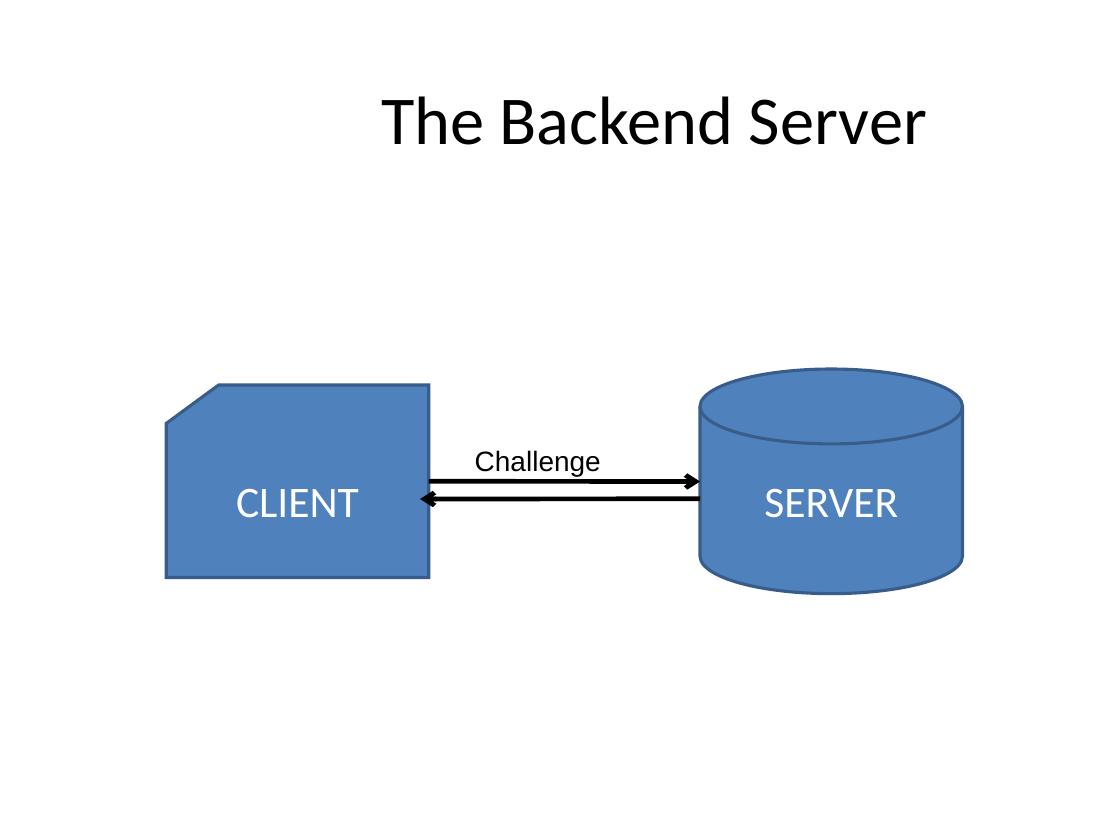
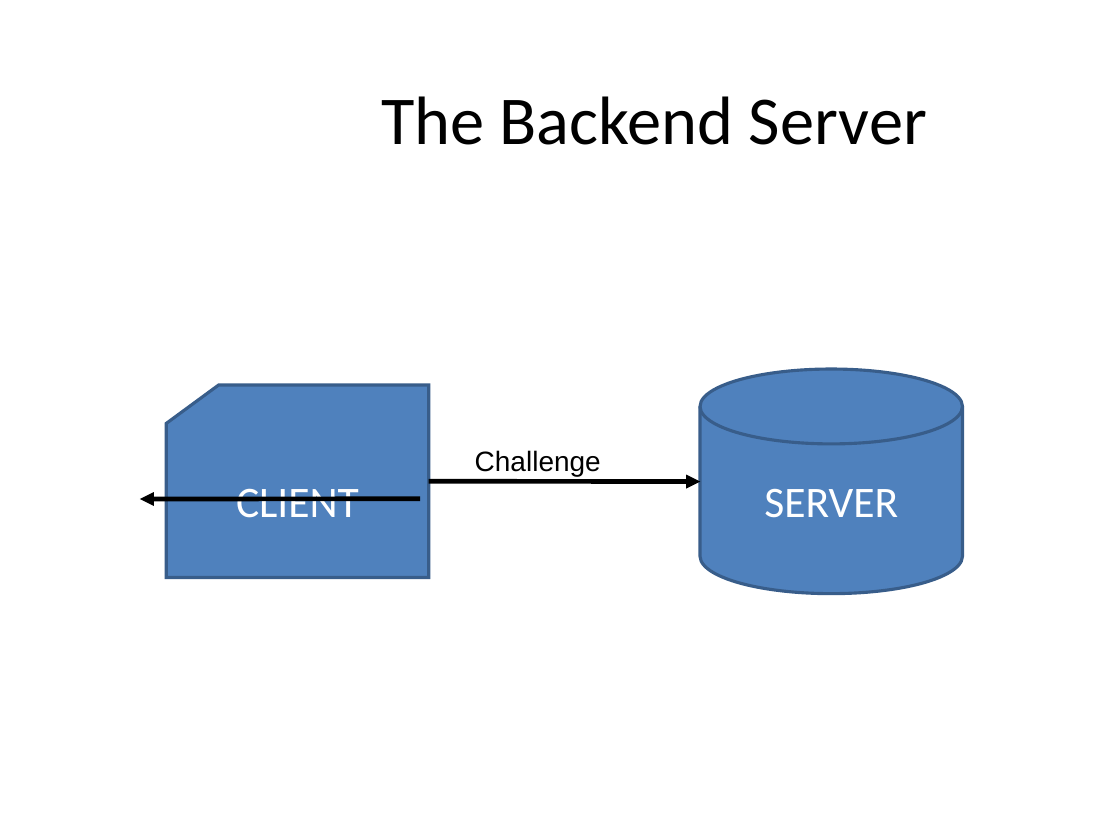
Before and after one commit to master20151121/mmoments, a slide deck: slide 11 of Mobile Musical Moments.ppt. Drawn at 1120x840 pixels with LibreOffice and Linux fonts; fonts in the diff are those of the drawing; background and template pictures are left out. Boxes give left, top, right and bottom in pixels: in the first picture for what was removed or moved away, otherwise in the second. Text is boxed around its words. In the diff, an @@ line names an element or a change of style, - is before the commit and + after.

```diff
--- a/Mobile Musical Moments.ppt
+++ b/Mobile Musical Moments.ppt
@@ arrow moved from (700, 498) - (420, 500) to (420, 498) - (140, 500) @@
@@ arrow (420, 498) - (140, 500): arrowheads changed @@
```
Also in this commit, not shown: 9 other slides changed, 1 slide added.
